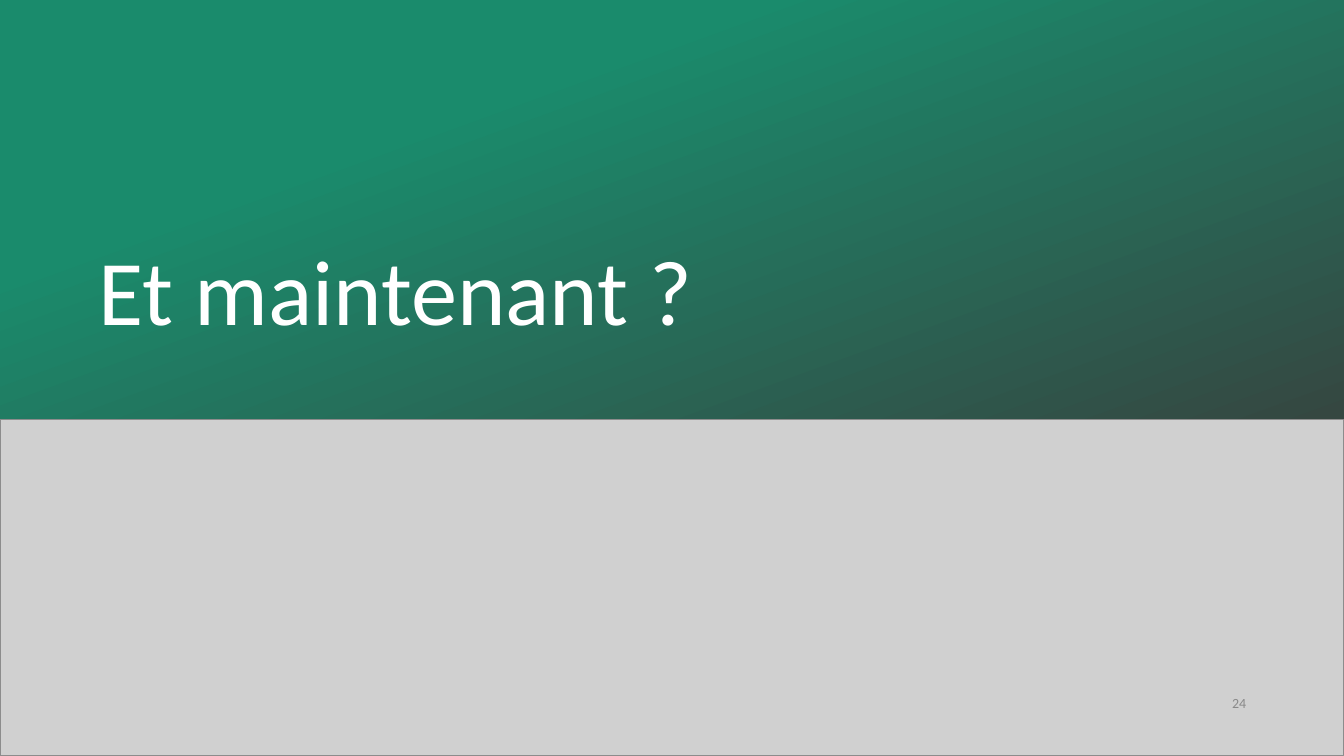
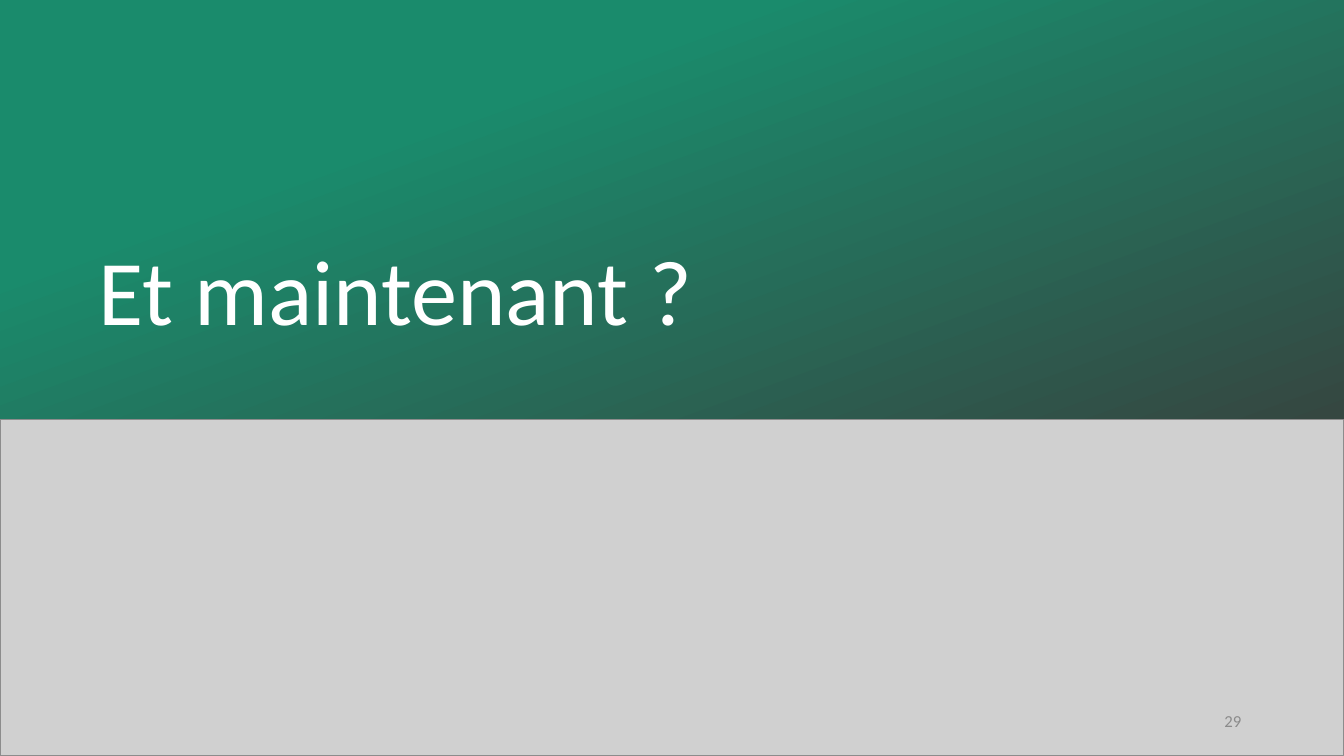
Before and after one commit to FabLabMons/iotlab-connectedobject-workshop, a slide deck: slide 29 of 201809-FabIoTLab-Objet connecte.pptx (slide 24 before the commit). Drawn at 1344x756 pixels with LibreOffice and Linux fonts; fonts in the diff are those of the drawing; grey boxes stand for pictures. Boxes give left, top, right and bottom in pixels: in the first picture for what was removed or moved away, otherwise in the second. Text is boxed around its words. In the diff, an @@ line names an element or a change of style, - is before the commit and + after.

```diff
--- a/201809-FabIoTLab-Objet connecte.pptx
+++ b/201809-FabIoTLab-Objet connecte.pptx
@@ page number added at (1224, 716, 1241, 727), 12 pt, text #8C8C8C @@
+29
@@ page number removed at (1232, 699, 1246, 708) @@
-24
```
Also in this commit, not shown: 19 other slides changed, 6 slides added, 1 slide removed.
